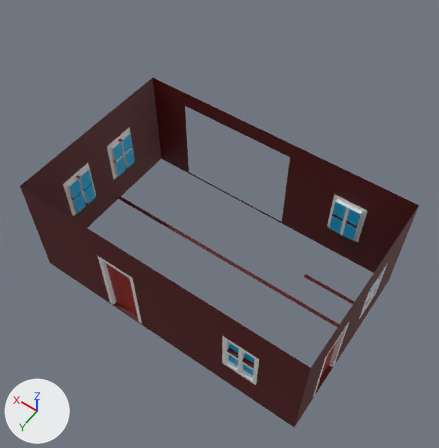
One commit to the Blender file Objects/Buildings/Houses/farnhouse_01-02_00.blend: the scene before it, then after it.
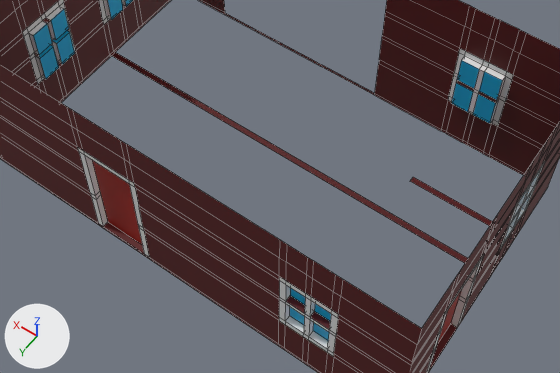
Old and new are each drawn whole from a 50 mm lens placed at (-2.3, 4.82, 7.74), pointed at (0.55, 0.83, 1.49) and again close up on the part from 11% to 90% of the width and 37% to 88% of the height. Lighting does not change. The marker at lower left points along +X, +Y and +Z. The close-ups show mesh edges as thin lines. The same objects are shown in both versions, whatever each file hides.

In view in the first close-up: 'Walls'.
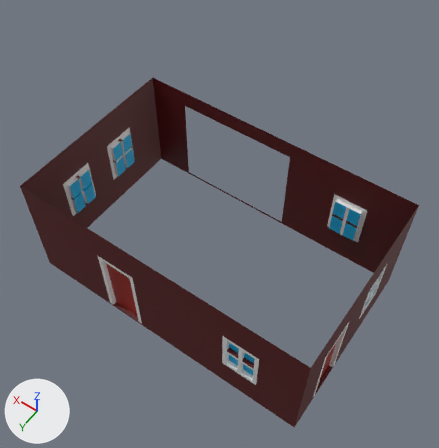
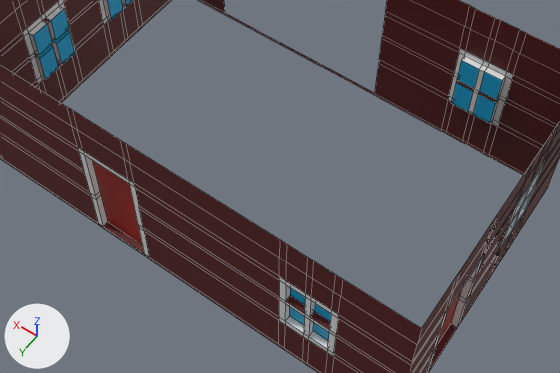
What changed in the scene script:
```text
Change me_cube_001:
    where me_cube_001.from_pydata(...)  # 557 vertices, 526 faces, 7 loose edges; spans x -1.48..3.05, y -0.7..2.02, z 0.0..3.41
    used by ob_walls; location = (0.0, 0.0, 0.0)
    verts and faces of me_cube_001; kept vertices keep their numbers, new ones are numbered from 557
    before: 37 (-1.48, -0.01, 0.03) at pixel (513, 239), 40 (-0.41, -0.7, 0.03) at pixel (446, 131), 53 (2.9, -0.01, 0.03) at pixel (138, 27), 54 (2.9, 0.39, 0.03) at pixel (113, 51), 63 (-1.48, 0.39, 0.03) at pixel (492, 272)
    before: 64 (-0.41, -0.01, 0.03) at pixel (409, 181), 77 (-0.41, -0.07, 0.03) at pixel (413, 176), 83 (-1.48, -0.07, 1.23) at pixel (545, 159), 90 (-1.48, 0.45, 0.03) at pixel (489, 277), 91 (2.9, 0.45, 0.03) at pixel (109, 54)
    before: 92 (-1.48, -0.07, 0.03) at pixel (516, 235), 122 (2.9, -0.01, 1.23), 123 (2.9, -0.07, 1.23), 124 (2.9, -0.07, 0.03) at pixel (142, 24), 260 (-1.48, -0.01, 1.23) at pixel (542, 164)
    me_cube_001 part 1
    add delete_vertices([64, 77])  # with the faces that use them
    add delete_faces([(54, 91, 90, 63)])
    add delete_edges([(83, 123), (122, 260)])
```

Pixel boxes (x1, y1, x2, y2) of what changed, in the close-ups (560 x 373 px):
part 1 of me_cube_001, deleted (brown): before (110, 51, 492, 263)
